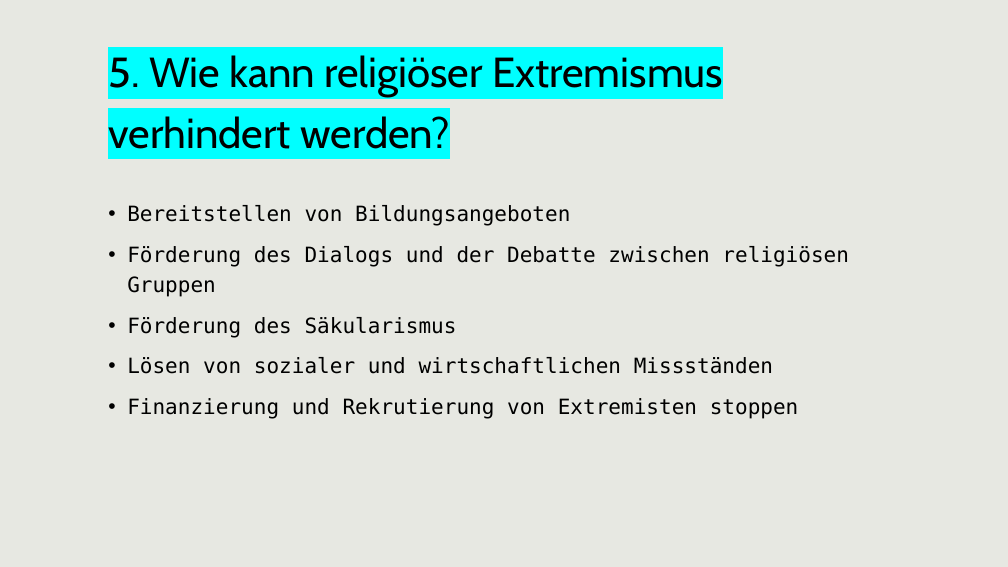
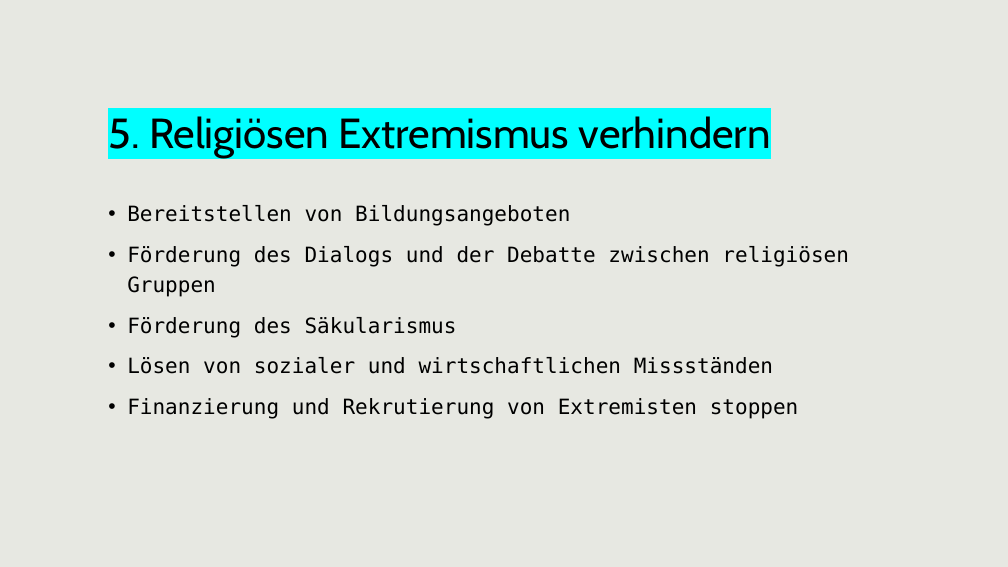
Before and after one commit to APHs-Archive/Lernmaterial, a slide deck: slide 10 of 2. Lehrjahr/PuG/Religiöser Extremismus/Präsentation.pptx. Drawn at 1008x567 pixels with LibreOffice and Linux fonts; fonts in the diff are those of the drawing. Boxes give left, top, right and bottom in pixels: in the first picture for what was removed or moved away, otherwise in the second. Text is boxed around its words. In the diff, an @@ line names an element or a change of style, - is before the commit and + after.

```diff
--- a/2. Lehrjahr/PuG/Religiöser Extremismus/Präsentation.pptx
+++ b/2. Lehrjahr/PuG/Religiöser Extremismus/Präsentation.pptx
@@ title at (108,116,771,158): text changed @@
-5. Wie kann religiöser Extremismus verhindert werden?
+5. Religiösen Extremismus verhindern
```
Also in this commit, not shown: 5 other slides changed, 1 other file.
